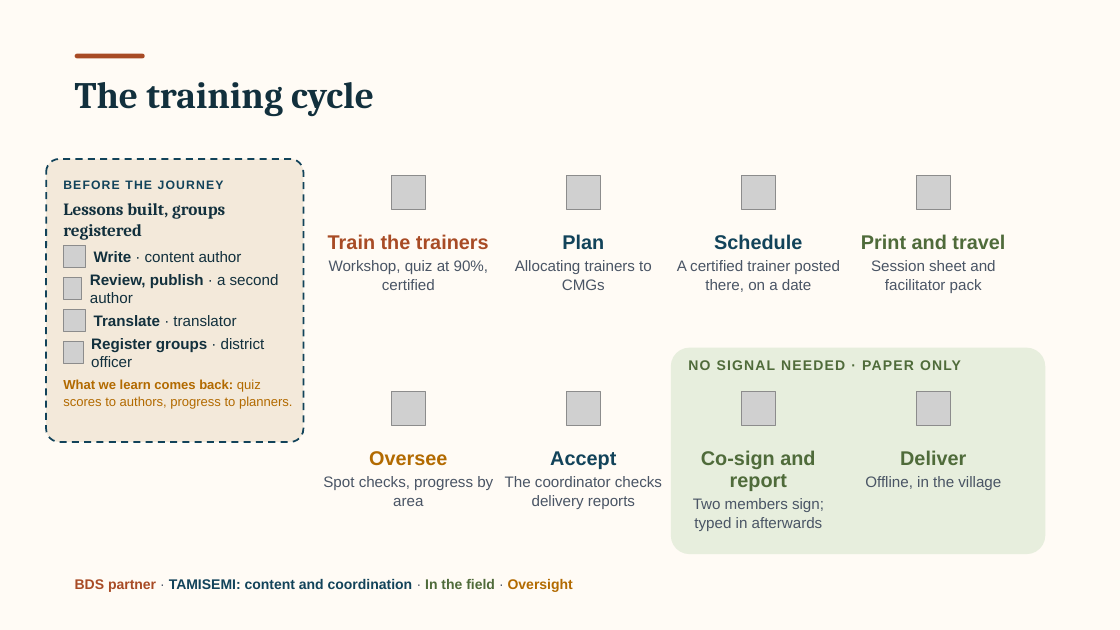
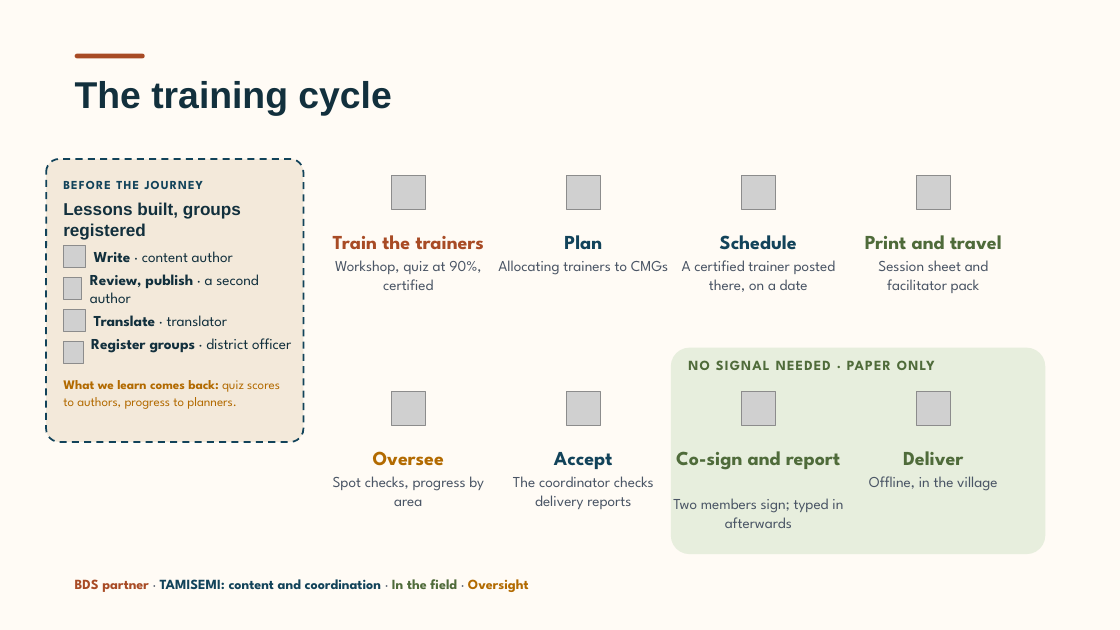
Before and after one commit to andvraman/cmg-cap, a slide deck: slide 2 of CMG-Training-system-introduction.pptx. Drawn at 1120x630 pixels with LibreOffice and Linux fonts; fonts in the diff are those of the drawing; grey boxes stand for pictures; background and template pictures are left out. Boxes give left, top, right and bottom in pixels: in the first picture for what was removed or moved away, otherwise in the second. Text is boxed around its words. In the diff, an @@ line names an element or a change of style, - is before the commit and + after.

```diff
--- a/CMG-Training-system-introduction.pptx
+++ b/CMG-Training-system-introduction.pptx
@@ text "The training cycle" at (75,81,391,115): font Cambria to Arial @@
@@ text "Lessons built, groups registered" at (63,202,241,240): font Cambria to Arial @@
@@ font Arial to League Spartan in 24 elements at (688,360,935,370), (63,181,203,189), (94,251,233,262), (90,274,259,303), (94,315,228,326), (91,338,291,353), (63,380,280,409), (333,235,484,250), (335,260,481,290), (564,235,602,250), (498,260,668,275), (720,235,797,250), (682,260,836,292), (865,235,1002,249), (878,260,988,293), (903,451,963,465), (869,476,997,491), (676,451,840,470), (673,498,843,528), (554,452,613,469), (513,476,654,509), (373,451,444,466), (333,476,484,506), (75,579,529,592) @@
```
Also in this commit, not shown: 5 other slides changed, 1 other file.
